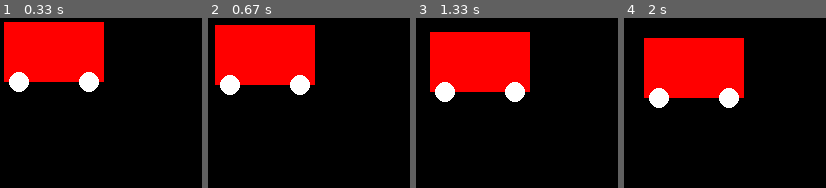
Above: before the commit, frames 1-4 (left to right).
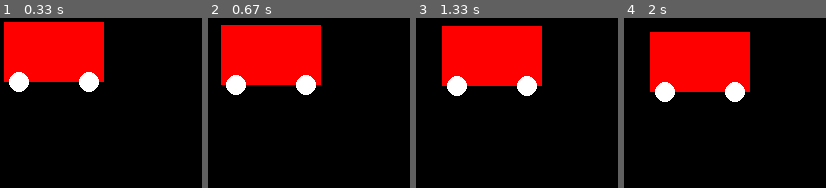
Above: after the commit, the same moments.

Repository: fredzqm/pygameLearning
Game: pygame game, started from Main.py
The game is run twice, just before and just after one commit, with the same random seed, the same clock (stepped at 60 frames per second) and the same inputs.
Inputs:
- Up to frame 1 (0.33 s): no input
- Up to frame 2 (0.67 s): hold Right from 0.33 s (still down)
- Up to frame 3 (1.33 s): release Right at 0.8 s; hold Up 0.83-1.13 s; hold Right from 1.17 s (still down)
- Up to frame 4 (2 s): release Right at 1.63 s; hold Left from 1.67 s (still down)

Frame 1 is identical in both runs. In frame 2, 3.5% of the frame differs, in the area x 3-56%, y 4-46%; in frame 3, 9.0%, in the area x 6-63%, y 4-50%; in frame 4, 6.4%.

Commit message:
level-3
class

Diff:
--- a/GameLogic.py
+++ b/GameLogic.py
@@ -1,21 +1,30 @@
 import pygame
 import GraphicsLib as GLib
 
-
-x = 0
-y = 0
-img = GLib.heroSprite
-
-# update the game
-def updateGame():
-    global x, y
-    x += 1
-    y += 1
+# the minimum class for an object that can be displaced on the screen
+class Object:
+    def __init__(ball, x, y, img):
+        ball.x = x
+        ball.y = y
+        ball.img = img
 
 
-# A method that does all the drawing for you.
-def draw(screen):
-    # setup a differnt background,
-    screen.fill(GLib.BLACK)
-    # copy the image of hero to the screen at the cordinate of hero
-    screen.blit(img, (x, y))
+class Game:
+    def __init__(game):
+    	# put hero as an attribute of the game
+        game.hero = Object(0, 0, GLib.heroSprite)
+
+
+    # updateGame() is called before each frame is displayed
+    def updateGame(game):
+        # update the position of hero based on its velocity
+        game.hero.x += 1
+        game.hero.y += 1
+
+
+    # A method that does all the drawing for you.
+    def draw(game, screen):
+        # clear the screen, or set up the background,
+        screen.fill(GLib.BLACK)
+        # copy the image of hero to the screen at the cordinate of hero
+        screen.blit(game.hero.img, (game.hero.x, game.hero.y))
--- a/GraphicsLib.py
+++ b/GraphicsLib.py
@@ -9,3 +9,5 @@
 pygame.draw.rect(heroSprite, RED, (0, 0, 100, 60))
 pygame.draw.circle(heroSprite, WHITE, (15, 60), 10)
 pygame.draw.circle(heroSprite, WHITE, (85, 60), 10)
+# set_colorkey(<COLOR>) configure <COLOR> to be transparent
+heroSprite.set_colorkey(BLACK)
--- a/Main.py
+++ b/Main.py
@@ -9,7 +9,10 @@
 # create a screen of 500 * 500
 screen = pygame.display.set_mode((500, 500))
 
-import GameLogic
+from GameLogic import Game
+
+# acquire a game object
+game = Game()
 
 #-------------------------
 # Our Main Loop
@@ -28,22 +31,27 @@
             exit()
         # check for some key presses
         if event.type == pygame.KEYDOWN:
-            print("Button " + str(event.key) + " pressed!")
-        elif event.type == pygame.KEYUP:
-            print("Button " + str(event.key) + " released!")
-        elif event.type == pygame.MOUSEBUTTONDOWN:
-        	print("Mouse clicked at " + str(event.pos))
+            # move the hero
+            if event.key == pygame.K_UP:
+                game.hero.y -= 6
+            elif event.key == pygame.K_DOWN:
+                game.hero.y += 6
+            elif event.key == pygame.K_LEFT:
+                game.hero.x -= 6
+            elif event.key == pygame.K_RIGHT:
+                game.hero.x += 6
+
     #-------------------------
     # The main game logic block
     #-------------------------
     ## all the exciting interactive of objects happen in updateGame()
-    GameLogic.updateGame()
+    game.updateGame()
 
     #-------------------------
     # The graphics block
     #-------------------------
     ## all the drawing happen in updateGame()
-    GameLogic.draw(screen)
+    game.draw(screen)
 
     #-------------------------
     # display this frame and wait
